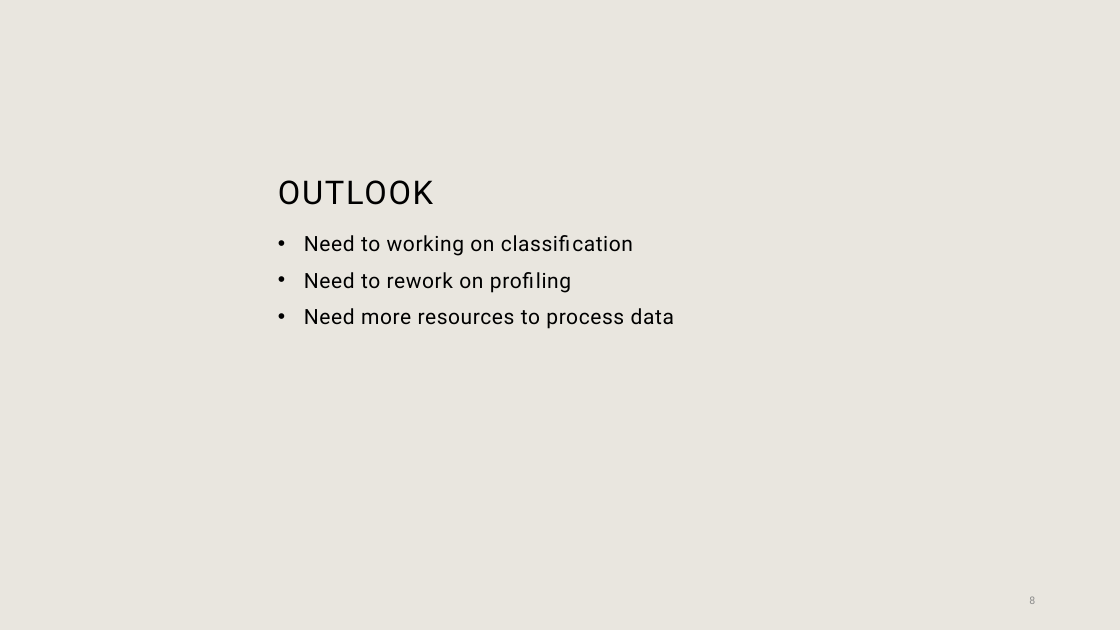
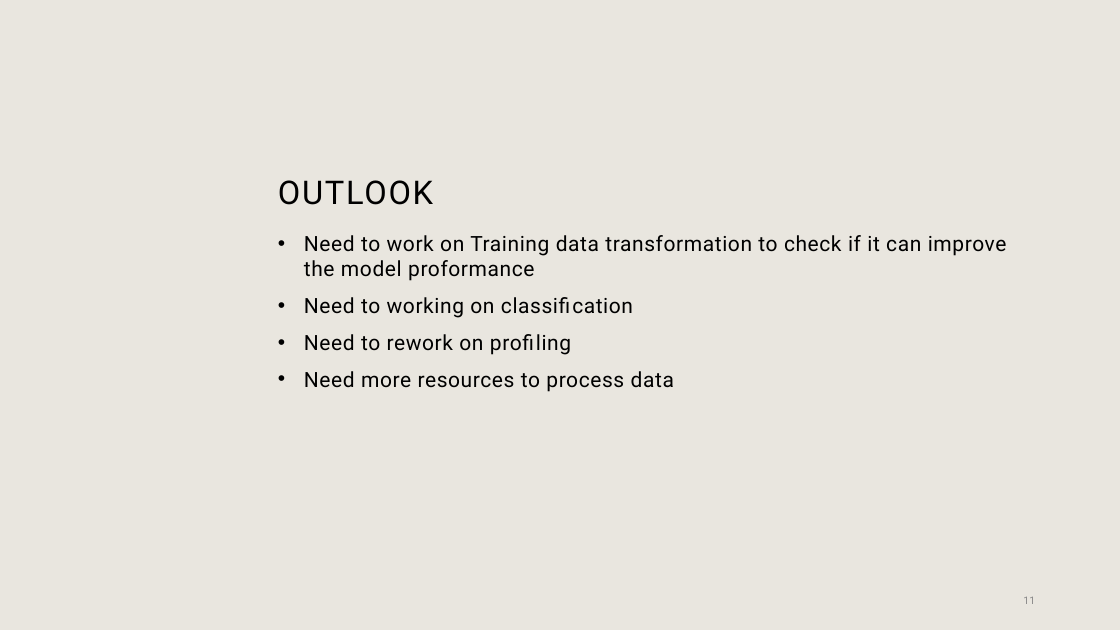
Before and after one commit to mubashar856/Simbox-Traffic-ByPass-Detection, a slide deck: slide 11 of 4_Presentation/SimBox_Traffic_Bypass_(Telecom)_Fraud_Detection.pptx (slide 8 before the commit). Drawn at 1120x630 pixels with LibreOffice and Linux fonts; fonts in the diff are those of the drawing; background and template pictures are left out. Boxes give left, top, right and bottom in pixels: in the first picture for what was removed or moved away, otherwise in the second. Text is boxed around its words. In the diff, an @@ line names an element or a change of style, - is before the commit and + after.

Commit message:
updated ppt

```diff
--- a/4_Presentation/SimBox_Traffic_Bypass_(Telecom)_Fraud_Detection.pptx
+++ b/4_Presentation/SimBox_Traffic_Bypass_(Telecom)_Fraud_Detection.pptx
@@ text at (304,235,1007,281): paragraph added @@
+  • Need to work on Training data transformation to check if it can improve the model proformance
@@ page number at (1023,597,1035,604): text changed @@
-8
+11
```
Also in this commit, not shown: 1 other slide changed, 3 slides added.
